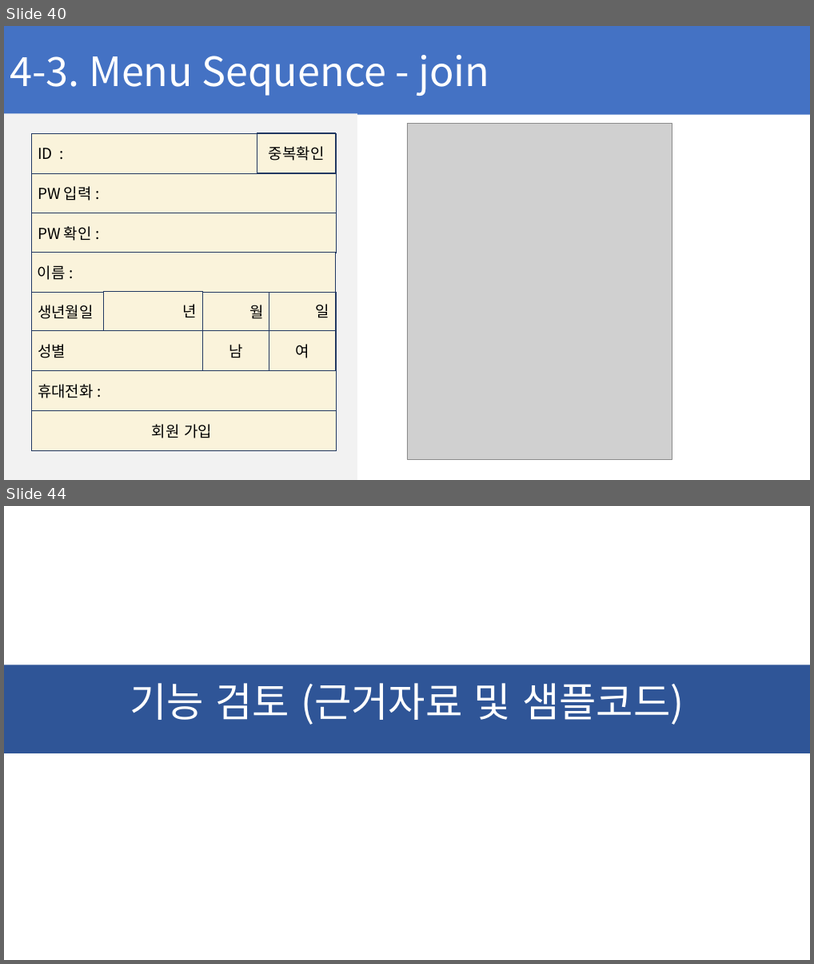
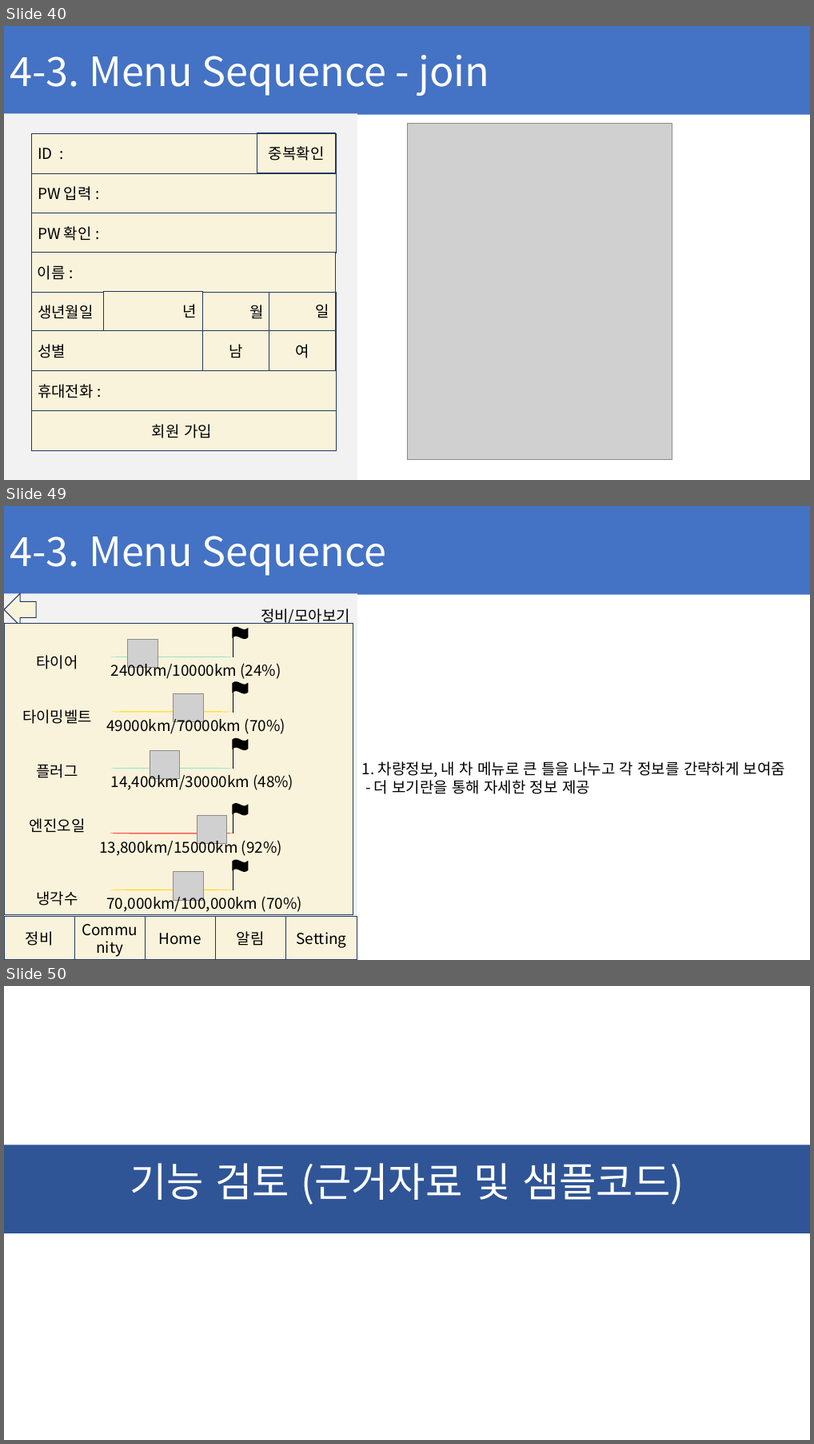
Before and after one commit to ChaeSung-Lee/DJ_InternShip, a slide deck: 2021_Summer/jp.hong/Project_BnC_jph.pptx. Shown one above the other, each under a label of ours: slides 40 and 44 before the commit, slides 40, 49 and 50 after it; the slides between them are not shown. The pictures are 814x964 and 814x1444 pixels, drawn with LibreOffice and Linux fonts; fonts in the diff are those of the drawing; grey boxes stand for pictures. Boxes give left, top, right and bottom in pixels: in the first picture for what was removed or moved away, otherwise in the second. Text is boxed around its words. In the diff, an @@ line names an element or a change of style, - is before the commit and + after.

Commit message:
add Menu_Sequence

```diff
--- a/2021_Summer/jp.hong/Project_BnC_jph.pptx
+++ b/2021_Summer/jp.hong/Project_BnC_jph.pptx
@@ slide 49 added at bbox=[4, 506, 810, 960], background #FFFFFF @@
@@ rectangle added at bbox=[4, 506, 810, 594], fill #4472C4, 48 pt, text #FFFFFF @@
+4-3. Menu Sequence
@@ group added at bbox=[4, 594, 358, 960]: 6 rectangles, 1 text, 1 left arrow @@
+정비
+Community
+Home
+알림
+Setting
+정비/모아보기
@@ rectangle added at bbox=[4, 624, 353, 915], fill #FAF3DB, outline #223961 1 pt @@
@@ text added at bbox=[22, 655, 92, 905], 18 pt, text #000000 @@
+타이어
+타이밍벨트
+플러그
+엔진오일
+냉각수
@@ text added at bbox=[362, 761, 786, 794], 18 pt, text #000000 @@
+1. 차량정보, 내 차 메뉴로 큰 틀을 나누고 각 정보를 간략하게 보여줌
+- 더 보기란을 통해 자세한 정보 제공
@@ group added at bbox=[99, 627, 302, 912]: 5 pill shapes, 5 pictures, 5 waves, 5 lines, 5 texts @@
+2400km/10000km (24%)
+49000km/70000km (70%)
+13,800km/15000km (92%)
+14,400km/30000km (48%)
+70,000km/100,000km (70%)
@@ what was slide 44 is now slide 50 @@
```
Also in this commit, not shown: 4 slides changed, 5 other slides added.
